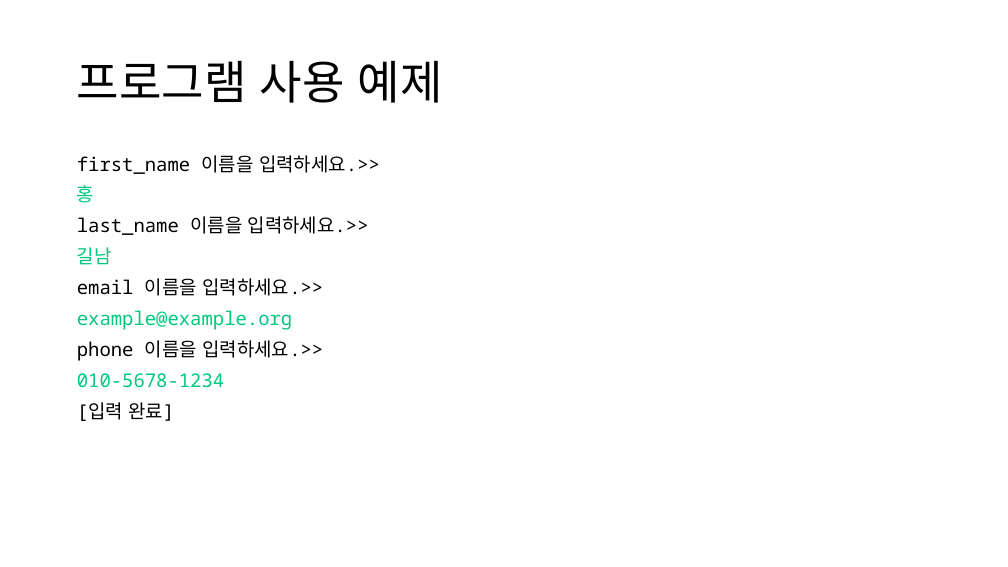
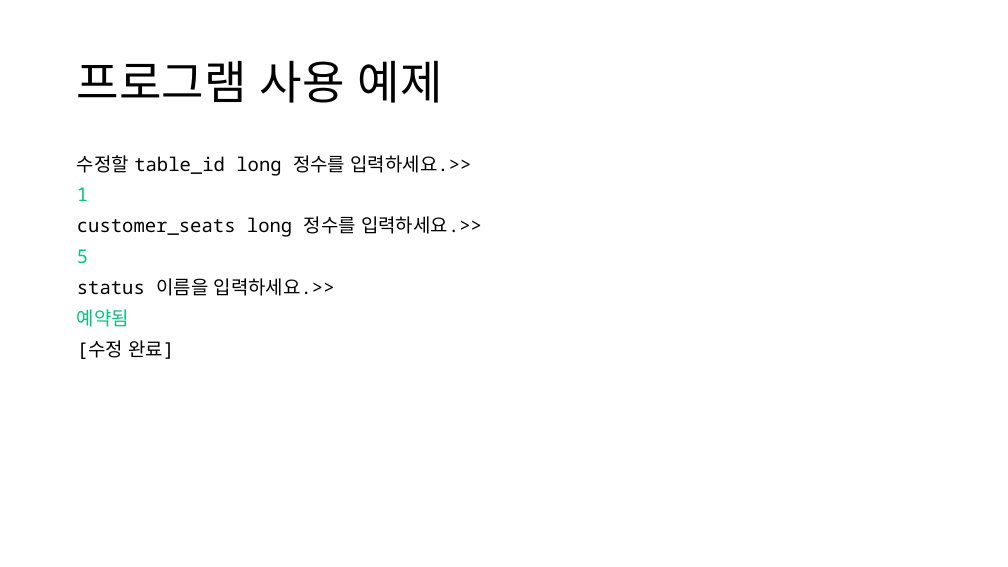
Before and after one commit to TaYaKi71751/gukbi, a slide deck: slide 22 of ppt/Oracle DB Project.pptx (slide 20 before the commit). Drawn at 1008x567 pixels with LibreOffice and Linux fonts; fonts in the diff are those of the drawing. Boxes give left, top, right and bottom in pixels: in the first picture for what was removed or moved away, otherwise in the second. Text is boxed around its words. In the diff, an @@ line names an element or a change of style, - is before the commit and + after.

```diff
--- a/ppt/Oracle DB Project.pptx
+++ b/ppt/Oracle DB Project.pptx
@@ text at bbox=[77, 155, 482, 359]: text changed @@
-first_name 이름을 입력하세요.>>
-홍
-last_name 이름을 입력하세요.>>
-길남
-email 이름을 입력하세요.>>
-example@example.org
-phone 이름을 입력하세요.>>
-010-5678-1234
-[입력 완료]
+수정할 table_id long 정수를 입력하세요.>>
+1
+customer_seats long 정수를 입력하세요.>>
+5
+status 이름을 입력하세요.>>
+예약됨
+[수정 완료]
```
Also in this commit, not shown: 17 other slides changed, 8 slides added, 5 other files.
